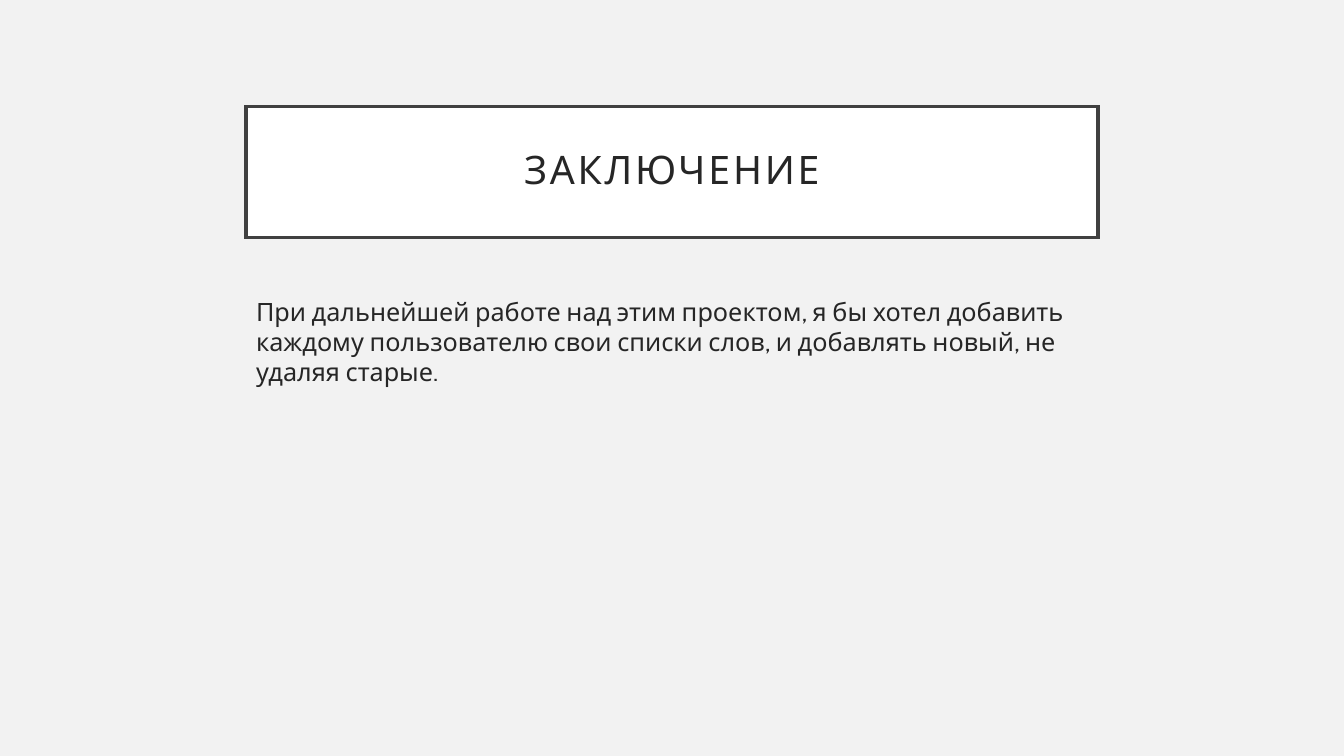
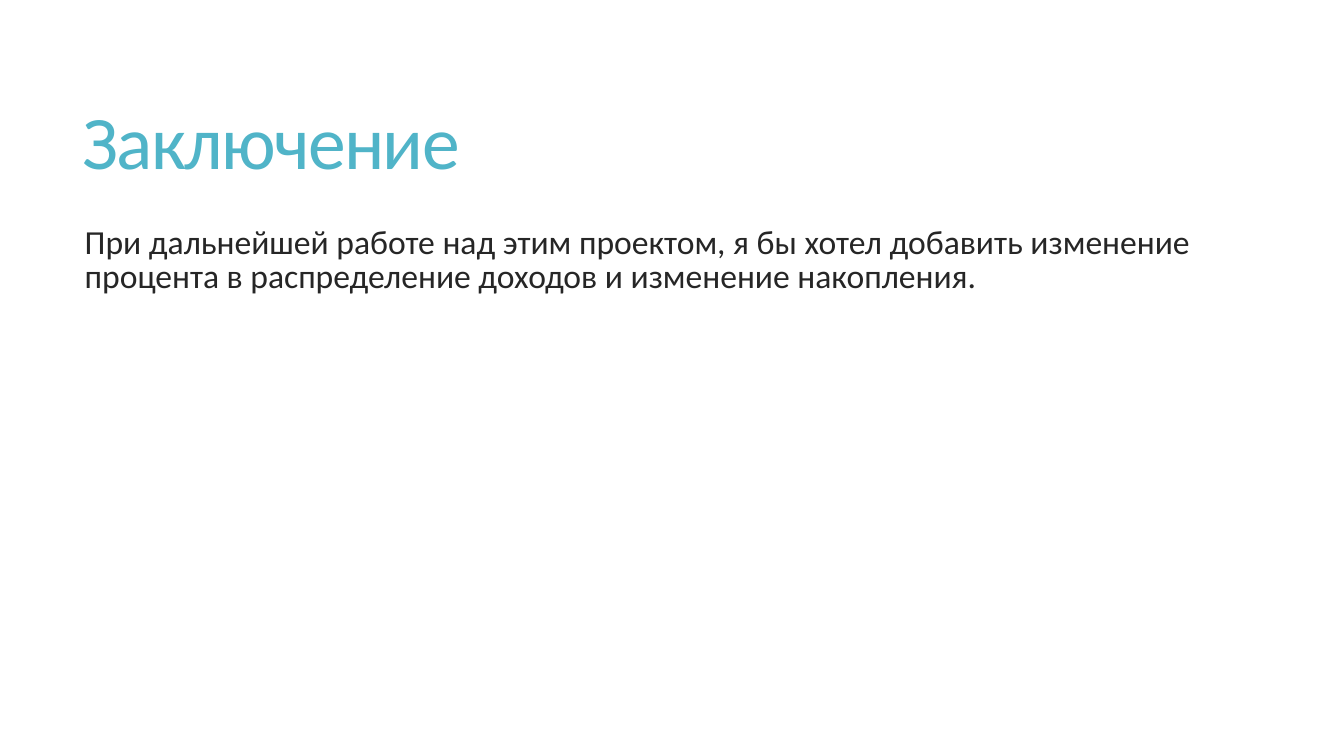
Before and after one commit to Dany188/FinancialPathfinder, a slide deck: slide 5 of Финансовый следопыт.pptx. Drawn at 1344x756 pixels with LibreOffice and Linux fonts; fonts in the diff are those of the drawing. Boxes give left, top, right and bottom in pixels: in the first picture for what was removed or moved away, otherwise in the second. Text is boxed around its words. In the diff, an @@ line names an element or a change of style, - is before the commit and + after.

```diff
--- a/Финансовый следопыт.pptx
+++ b/Финансовый следопыт.pptx
@@ background #F2F2F2 to #FFFFFF @@
@@ title "Заключение": place and size @@
-title "Заключение" at (246,106,1098,237)
+title "Заключение" at (83,120,460,170)
@@ title "Заключение" at (83,120,460,170): fill #FFFFFF to none; outline #404040 2.5 pt to none @@
@@ title at (83,120,460,170): text changed; size 28 to 54 pt; font Cabin to Calibri; text colour #262626 to #50B4C8 @@
-ЗАКЛЮЧЕНИЕ
+Заключение
@@ text at (85,231,1189,294): text changed; size 18 to 24 pt; font Cabin to Calibri @@
-При дальнейшей работе над этим проектом, я бы хотел добавить каждому пользователю свои списки слов, и добавлять новый, не удаляя старые.
+При дальнейшей работе над этим проектом, я бы хотел добавить изменение процента в распределение доходов и изменение накопления.
```
Also in this commit, not shown: 3 other slides changed, 1 slide added, 1 slide removed.
